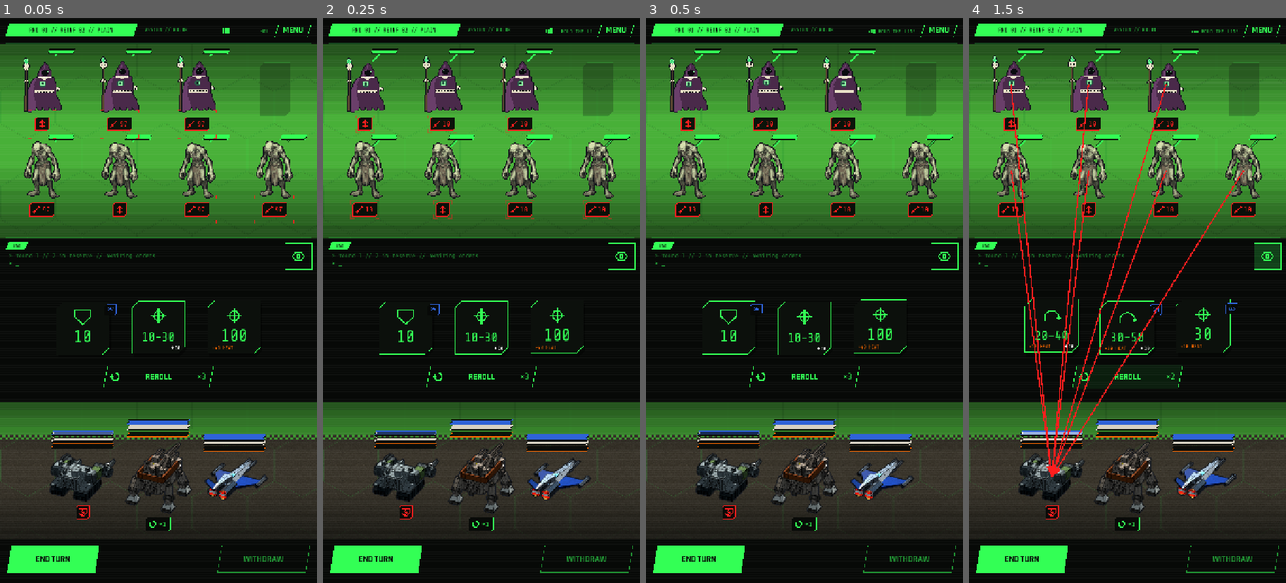
Above: before the commit, frames 1-4 (left to right).
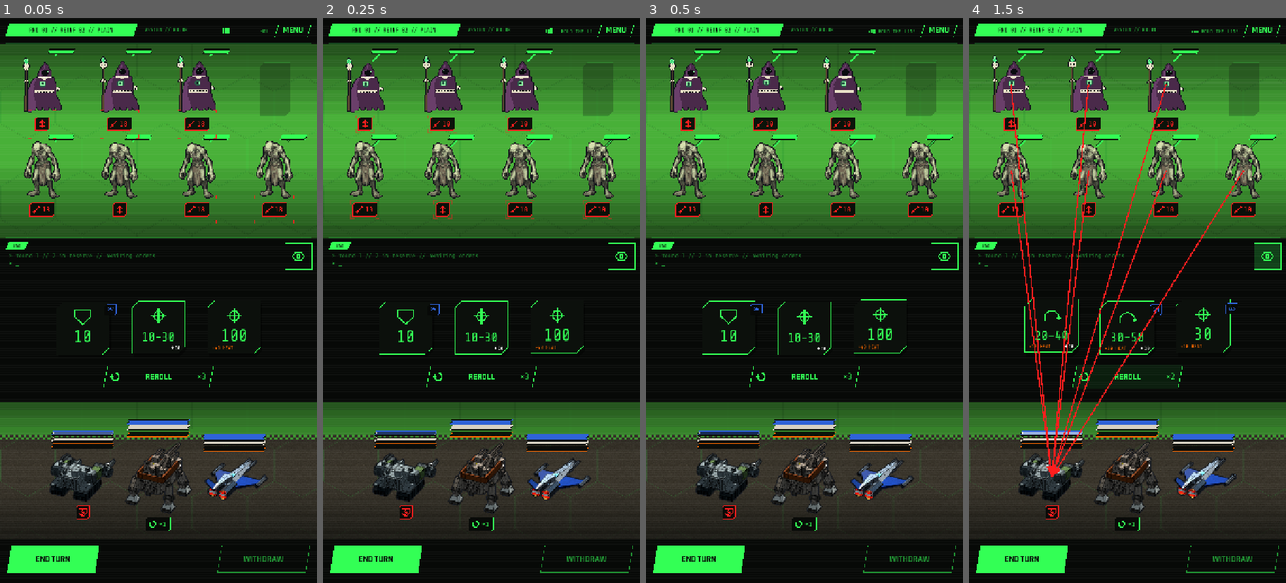
Above: after the commit, the same moments.

Repository: ryanjdmartin/riftgate
Game: Godot game, scene res://game/skirmish/skirmish_screen.tscn
Same seed, same stepped clock (60 frames per second), same inputs: the game is played once before the commit and once after it. This scene is started directly instead of the project's main scene.
Inputs (mouse positions are in pixels of both pictures, inside the frame that each line leads up to):
- Up to frame 1 (0.05 s): no input
- Up to frame 2 (0.25 s): no input
- Up to frame 3 (0.5 s): no input
- Up to frame 4 (1.5 s): click (1266, 255) at 0.5 s; click "REROLL" at 1.25 s

The runs differ from the first frame. In frame 1, less than 0.1% of the frame differs, in the area x 13-90%, y 18-35%; in frame 2, nothing differs; in frame 3, nothing differs; in frame 4, nothing differs.

Commit message:
The two hovercraft modelled (2 October, first passes for Ryan's look): the Stingray a flat pearl lens with red outer wings, a ducted lift fan sunk flush through each wing (shallow, blades over a glow, since a deep duct showed only its wall), a tail flicked up to a lit barb and the Photosphere Lance under the nose, its Zenith Emitter on a turret joint; the Puffin a short deep chrome body under a dark cap, a tall flat cobalt beak banded with light ending in the Prow Projector's lit slot, glass eyes, stubby wings with pods, two canted fins and two boosters far too big for it (propulsion reads the maker: Aphelion fans, Kestrel boosters); their hangar renders and manifest entries, the pins for thirteen chassis, and a slow pitch in the skirmish's hover idle, to be judged running
Co-Authored-By: Claude Fable 5.1 <noreply@anthropic.com>

Diff:
--- a/docs/hangar/pins.json
+++ b/docs/hangar/pins.json
@@ -74,6 +74,19 @@
    2,
    3,
    4
+  ],
+  "stingray": [
+   1,
+   2,
+   3,
+   4,
+   5
+  ],
+  "puffin": [
+   1,
+   2,
+   3,
+   4
   ]
  }
 }
--- a/docs/hangar/renders.json
+++ b/docs/hangar/renders.json
@@ -353,6 +353,34 @@
      }
     ]
    }
+  },
+  "stingray": {
+   "when": "First pass, 2 October.",
+   "note": "Aphelion's second machine, the hot hovercraft (Stingray over Lionfish and Sea Wasp: Ryan). A flat pearl lens, the outer wings red, a ducted lift fan sunk flush through each wing (Aphelion's lift is fans, Ryan, 2 October; the exposed-rotor fan-copter stays free for a later flyer), the tail flicked up to a lit barb, the Photosphere Lance under the nose. Mounts: the flare pods and the Pulse Repeater on the shoulders, the Zenith Emitter on a turret joint behind the canopy, the Aurora Lattice's dish on the right rear wing, a bare pad on the left. Rendered bare.",
+   "images": [
+    {
+     "file": "stingray/stingray_front.png",
+     "alt": "stingray, front"
+    },
+    {
+     "file": "stingray/stingray_rear.png",
+     "alt": "stingray, rear"
+    }
+   ]
+  },
+  "puffin": {
+   "when": "First pass, 2 October.",
+   "note": "Kestrel's ground-effect escort, the Puffin the makers row wanted. A short deep chrome body under a dark cap, a tall flat cobalt beak banded with light whose edge is the Prow Projector's emitter, a glass eye each side, stubby wings, two canted fins, and two boosters far too big for it with their nozzles turned down (Kestrel moves everything on boosters: Ryan, 2 October). Mounts: the Laser Carbine under the left wing, the Deflector's dish under the right, the Overcharge Coil's dish on the back, a bare pad on the tail boom. Rendered bare.",
+   "images": [
+    {
+     "file": "puffin/puffin_front.png",
+     "alt": "puffin, front"
+    },
+    {
+     "file": "puffin/puffin_rear.png",
+     "alt": "puffin, rear"
+    }
+   ]
   }
  }
 }
--- a/game/skirmish/skirmish_screen.gd
+++ b/game/skirmish/skirmish_screen.gd
@@ -405,6 +405,7 @@
 				view.sway = true
 				view.sway_bob = 0.6
 				view.sway_yaw = 0.04
+				view.sway_pitch = 0.06   # a hover holds station nose down and up, the way a helicopter does (Ryan, 2 October); to be judged running
 			view.sway_phase = i * 2.1
 			view.strip_silhouette()   # no light outline in the skirmish (Ryan, 22 September); the trace and its scan glow stay
 			# Hug the model by its framed bounds, never the render read back. The view frames
--- a/game/ui/mech_view_3d.gd
+++ b/game/ui/mech_view_3d.gd
@@ -71,6 +71,7 @@
 var sway_phase: float = 0.0
 var sway_bob: float = 0.35        # model units of vertical drift; a flyer hovers, a tank does not
 var sway_yaw: float = 0.035       # radians of yaw drift
+var sway_pitch: float = 0.0       # radians of pitch drift: a hover chassis noses down and up as it holds station (the Stingray pitches like a helicopter, Ryan, 2 October)
 var _t := 0.0
 var yaw: float = YAW_FRONT
 var pitch: float = PITCH          # camera tilt down; the map tokens look steeper (tools/map_tokens.gd)
@@ -453,6 +454,7 @@
 		_pivot.rotation.y += SPIN_SPEED * delta
 	elif sway:
 		_pivot.rotation.y = deg_to_rad(yaw) + sin(_t * 0.9 + sway_phase) * sway_yaw
+		_pivot.rotation.x = sin(_t * 0.7 + sway_phase * 0.5) * sway_pitch
 		_pivot.position.y = sin(_t * 1.9 + sway_phase) * sway_bob + sin(_t * 0.6 + sway_phase) * sway_bob * 0.5
 	if not joints.is_empty():
 		# A ground machine's idle is its limbs: each joint settles slowly about its pivot,
Binary file added: art/models/puffin.glb
Not shown, added: art/models/puffin.glb.import
Binary file added: art/models/puffin_dark.png
Not shown, added: art/models/puffin_dark.png.import
Binary file added: art/models/puffin_engine.png
Not shown, added: art/models/puffin_engine.png.import
Binary file added: art/models/puffin_glass.png
Not shown, added: art/models/puffin_glass.png.import
Binary file added: art/models/puffin_light.png
Not shown, added: art/models/puffin_light.png.import
Binary file added: art/models/puffin_livery.png
Not shown, added: art/models/puffin_livery.png.import
(and 40 more such lines)
